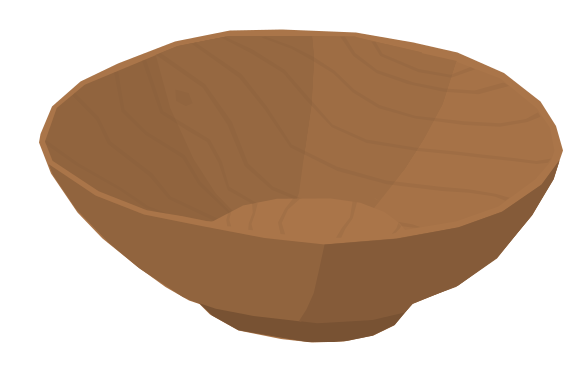
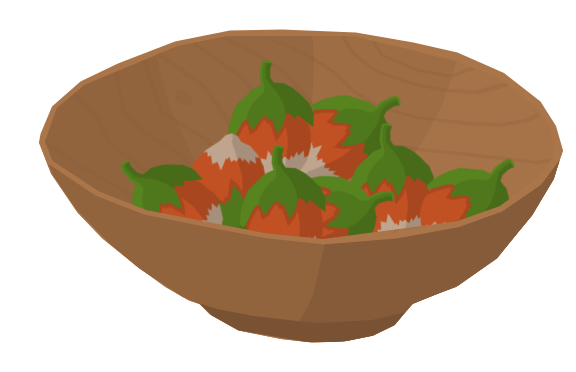
The second 576 × 372 image is a revision of the first. Changes to its layers:
added layer "Calque Copié #8" above "Calque Copié #2" over [39, 141, 563, 343]
added layer "Calque Copié #2" above "Calque Copié #6" over [119, 160, 225, 255]
added layer "Calque Copié #6" above "Calque Copié #3" over [419, 157, 515, 261]
added layer "Calque Copié #3" above "Calque Copié #9" over [239, 144, 327, 239]
added layer "Calque Copié #9" above "Calque Copié #4" over [277, 175, 396, 239]
added layer "Calque Copié #4" above "Calque Copié #5" over [347, 122, 435, 236]
added layer "Calque Copié #5" above "Calque Copié #10" over [182, 132, 274, 234]
added layer "Calque Copié #10" above "Calque Copié #7" over [227, 59, 315, 186]
added layer "Calque Copié #7" above "Calque #8" over [296, 94, 402, 185]
showed "Calque #8" over [90, 185, 541, 324]
added layer "Visible" above "Calque #3" over [39, 59, 563, 343]
hid "Calque #3" over [211, 198, 406, 238]
hid "Calque #6" over [44, 59, 552, 228]
hid "Calque #1" over [371, 95, 555, 232]
hid "Calque #2" over [155, 59, 314, 214]
hid "Calque #4" over [298, 160, 560, 324]
hid "Calque" over [39, 59, 563, 343]
